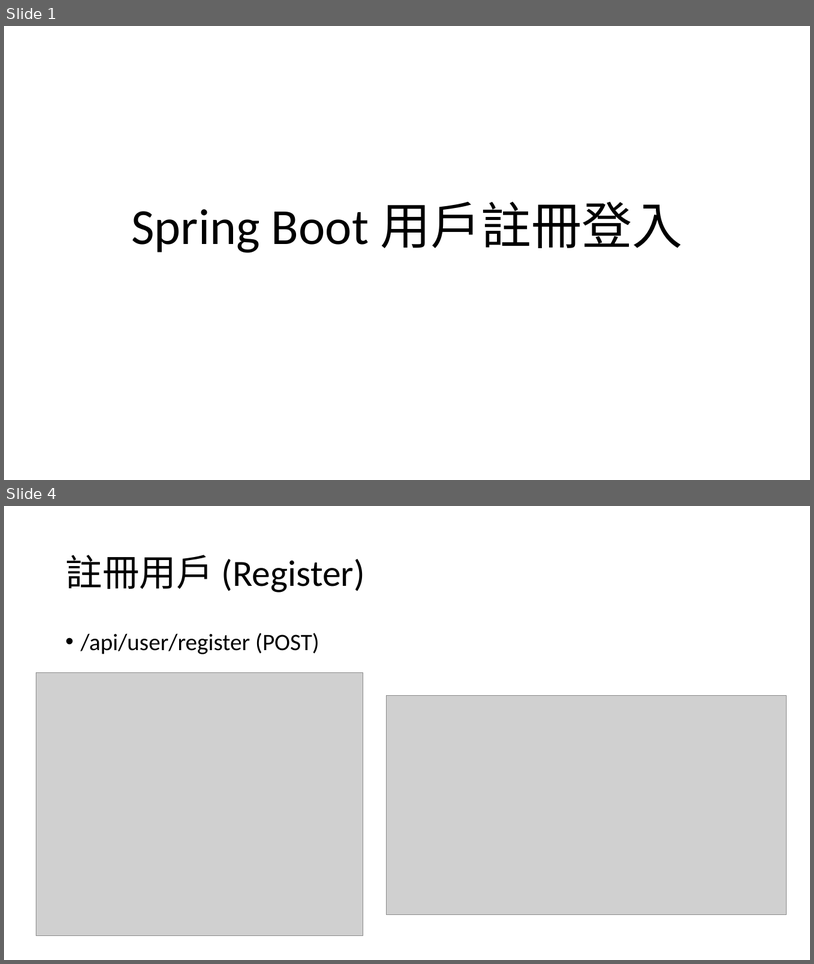
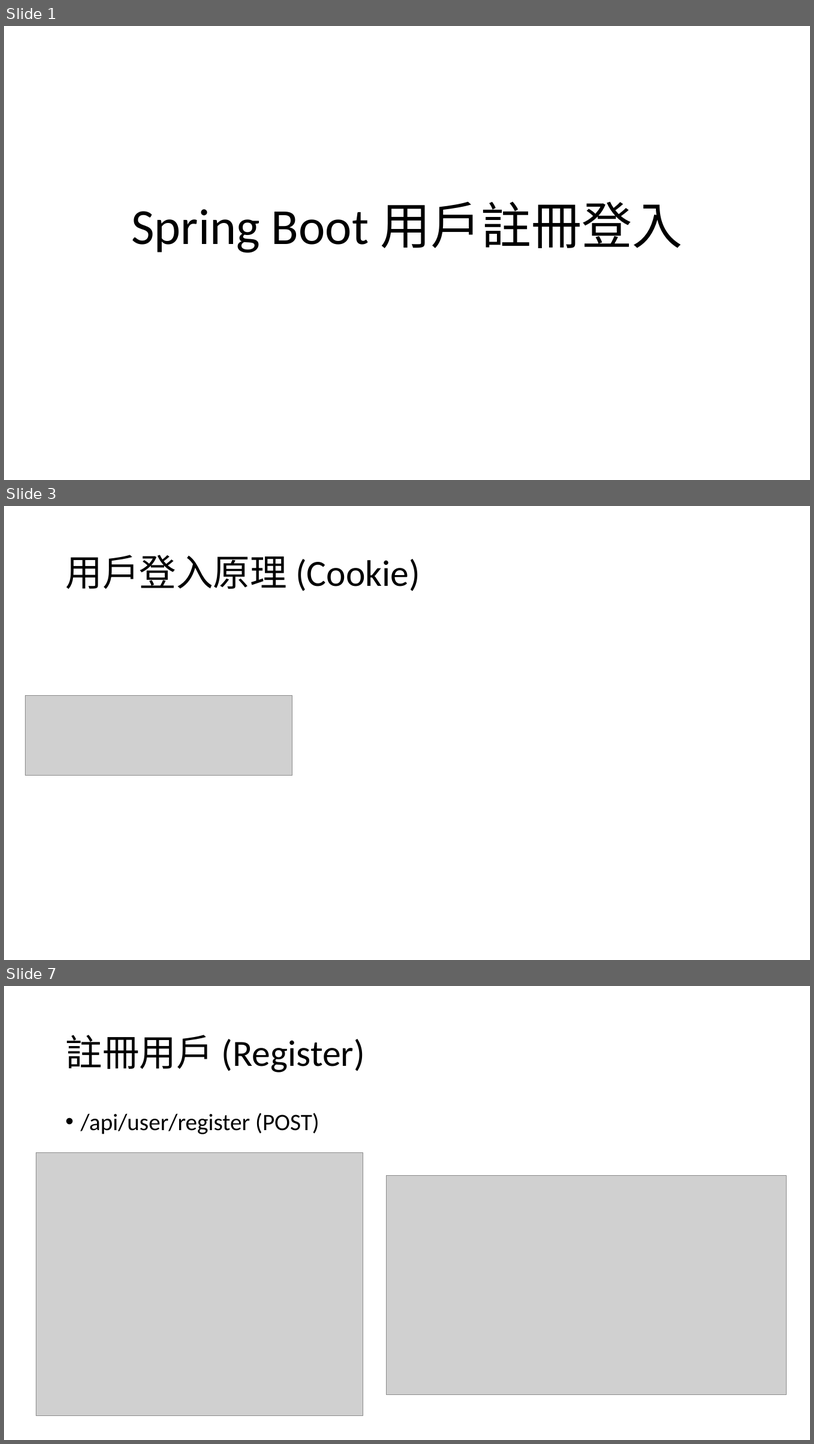
Before and after one commit to ariel055132/Spring, a slide deck: simpleLogin/SpringBoot用戶註冊登入功能.pptx. Shown one above the other, each under a label of ours: slides 1 and 4 before the commit, slides 1, 3 and 7 after it; the slides between them are not shown. The pictures are 814x964 and 814x1444 pixels, drawn with LibreOffice and Linux fonts; fonts in the diff are those of the drawing; grey boxes stand for pictures. Boxes give left, top, right and bottom in pixels: in the first picture for what was removed or moved away, otherwise in the second. Text is boxed around its words. In the diff, an @@ line names an element or a change of style, - is before the commit and + after.

```diff
--- a/simpleLogin/SpringBoot用戶註冊登入功能.pptx
+++ b/simpleLogin/SpringBoot用戶註冊登入功能.pptx
@@ slide 3 added at [4, 506, 810, 960], background #FFFFFF @@
@@ title added at [65, 555, 420, 591], 44 pt, text #000000 @@
+用戶登入原理 (Cookie)
@@ picture added at [25, 696, 293, 775] @@
@@ what was slide 4 is now slide 7 @@
```
Also in this commit, not shown: 3 slides changed, 2 other slides added.
